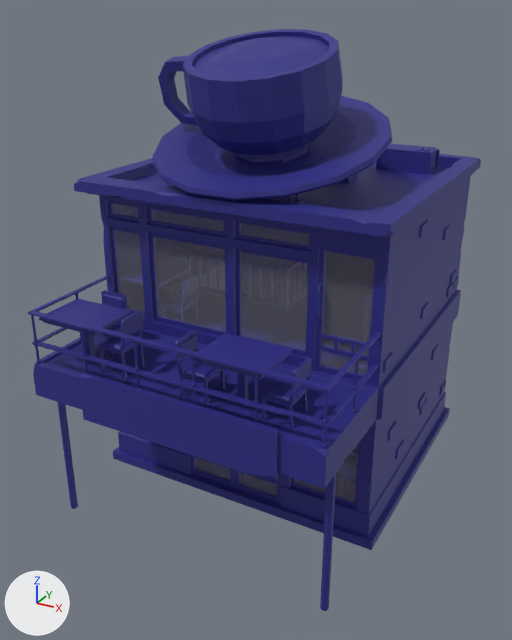
The OBJ model MinityRes/Models/CoffeeRestaurant.obj: old version first, new version second.
One viewpoint serves both versions: a 50 mm lens placed at (5.88, -11.28, 8.78), pointed at (-0.07, -0.47, 3.38). The axes (+X, +Y, +Z) are drawn at lower left. The lights are the same throughout. Where no turn or scale is listed for an object, it has been applied to the vertices.

Objects in the first picture: 'SM_Bld_Cafe_01_Mesh.001', 'SM_Bld_Cafe_Cup_Sign_01_Mesh.001', 'SM_Bld_Cafe_Door_01_Mesh.002', 'SM_Bld_Cafe_Door_02_Mesh.001', 'SM_Bld_Cafe_Door_03_Mesh.001', 'SM_Bld_Cafe_Sign_01_Mesh.001', 'SM_Bld_Cafe_Tables_01_Mesh.001'.
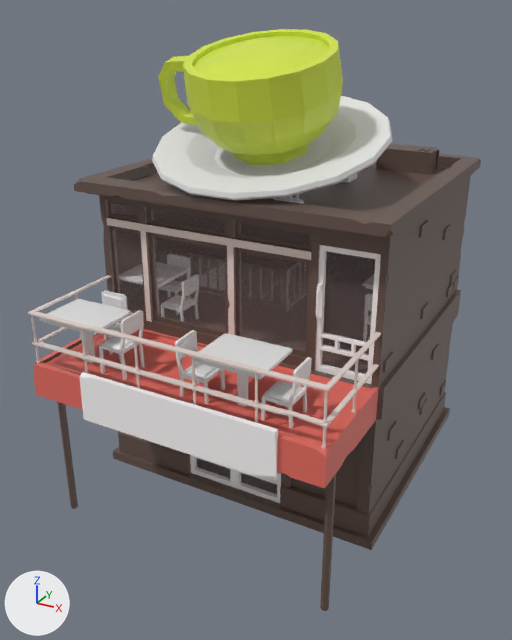
Patch to the scene script:
```diff
--- a/MinityRes/Models/CoffeeRestaurant.obj.py
+++ b/MinityRes/Models/CoffeeRestaurant.obj.py
@@ mat_polygon_texture_001 @@
 mat_polygon_texture_001 = principled_material('Polygon_Texture.001')
-mat_polygon_texture_001.base_color = (0.0249, 0.0243, 0.233)  # blue #2c2b85
+mat_polygon_texture_001.base_color = (1.0, 0.97, 0.97)  # white #fffcfc
 mat_polygon_texture_001.roughness = 0.576
@@ mat_orange @@
+mat_orange = principled_material('Orange')
+mat_orange.base_color = (0.8, 0.8, 0.8)  # white #e7e7e7
+mat_orange.roughness = 0.526
@@ mat_material_001 @@
+mat_material_001 = principled_material('Material.001')
+mat_material_001.base_color = (0.661, 0.799, 0.0558)  # yellow #d4e743
+mat_material_001.roughness = 0.431
@@ mat_balcony @@
+mat_balcony = principled_material('Balcony')
+mat_balcony.base_color = (0.8, 0.155, 0.122)  # red #e76e62
+mat_balcony.roughness = 0.431
@@ mat_bar @@
+mat_bar = principled_material('Bar')
+mat_bar.base_color = (0.8, 0.677, 0.635)  # white #e7d7d1
+mat_bar.roughness = 0.431
@@ mat_building @@
+mat_building = principled_material('Building')
+mat_building.base_color = (0.133, 0.0861, 0.0702)  # brown #66534b
+mat_building.roughness = 0.431
@@ me_sm_bld_cafe_01_mesh_001 @@
 me_sm_bld_cafe_01_mesh_001.from_pydata(...)  # 2226 vertices, 2247 faces; spans x -2.9..2.9, y -3.59..3.57, z -0.13..6.27
+# me_sm_bld_cafe_01_mesh_001 part 1: 1792 faces spanning x -2.9..2.9, y -3.59..3.57, z -0.13..6.27 switch from mat_polygon_texture_001 (blue #2c2b85) to mat_building (brown #66534b)
+# me_sm_bld_cafe_01_mesh_001 part 2: 30 faces spanning x -2.75..2.75, y -3.59..-1.5, z 2.57..3.19 switch from mat_polygon_texture_001 (blue #2c2b85) to mat_balcony (red #e76e62)
+# me_sm_bld_cafe_01_mesh_001 part 3: 409 faces spanning x -2.71..2.73, y -3.56..-1.48, z 3.19..5.27 switch from mat_polygon_texture_001 (blue #2c2b85) to mat_bar (white #e7d7d1)
+# me_sm_bld_cafe_01_mesh_001 part 4: 4 faces spanning x -2.46..2.46, y -1.42..-1.39, z 0.72..2.16 switch from mat_a_glass_001 (white #ffffff) to mat_building (brown #66534b)
@@ me_sm_bld_cafe_cup_sign_01_mesh_001 @@
 me_sm_bld_cafe_cup_sign_01_mesh_001.from_pydata(...)  # 659 vertices, 621 faces; spans x -2.08..2.07, y -2.05..1.94, z 5.81..8.45
+# me_sm_bld_cafe_cup_sign_01_mesh_001 part 5: 392 of the faces centred in x -2.06..2.06, y -2.04..1.94, z 5.83..7.24 switch from mat_polygon_texture_001 (blue #2c2b85) to mat_orange (white #e7e7e7)
+# me_sm_bld_cafe_cup_sign_01_mesh_001 part 6: 229 of the faces centred in x -2.08..1.28, y -1.65..0.97, z 6.38..8.43 switch from mat_polygon_texture_001 (blue #2c2b85) to mat_material_001 (yellow #d4e743)
@@ me_sm_bld_cafe_tables_01_mesh_001 @@
 me_sm_bld_cafe_tables_01_mesh_001.from_pydata(...)  # 1170 vertices, 1245 faces; spans x -2.66..2.67, y -3.44..1.97, z 0.19..4.21
-me_sm_bld_cafe_tables_01_mesh_001.materials.append(mat_polygon_texture_001)  # blue #2c2b85
+me_sm_bld_cafe_tables_01_mesh_001.materials.append(mat_props)  # white #e7e7e7
```

Location of each change, [x1, y1, x2, y2] in pixels of the pictures (512 x 640 px):
'SM_Bld_Cafe_01_Mesh.001', recoloured, surface changed: [28, 144, 481, 611] in both
'SM_Bld_Cafe_Cup_Sign_01_Mesh.001', recoloured: [152, 29, 392, 204] in both
'SM_Bld_Cafe_Sign_01_Mesh.001', recoloured (blue to grey): [79, 372, 278, 481] in both
'SM_Bld_Cafe_Tables_01_Mesh.001', recoloured (blue to white): [39, 290, 312, 428] in both
'SM_Bld_Cafe_Door_03_Mesh.001', recoloured: [315, 245, 381, 384] in both
'SM_Bld_Cafe_Door_02_Mesh.001', recoloured (blue to grey): [234, 469, 281, 503] in both
'SM_Bld_Cafe_Door_01_Mesh.002', recoloured (blue to grey): [190, 455, 235, 488] in both
part 1 of me_sm_bld_cafe_01_mesh_001, recoloured: [35, 144, 481, 611] in both
part 2 of me_sm_bld_cafe_01_mesh_001, recoloured (blue to red): [33, 329, 379, 488] in both
part 3 of me_sm_bld_cafe_01_mesh_001, recoloured (blue to white): [28, 218, 381, 449] in both
part 4 of me_sm_bld_cafe_01_mesh_001, recoloured (blue to black): [294, 443, 359, 503] in both
part 5 of me_sm_bld_cafe_cup_sign_01_mesh_001, recoloured (blue to white): [152, 96, 392, 204] in both
part 6 of me_sm_bld_cafe_cup_sign_01_mesh_001, recoloured (blue to yellow): [158, 29, 343, 166] in both
